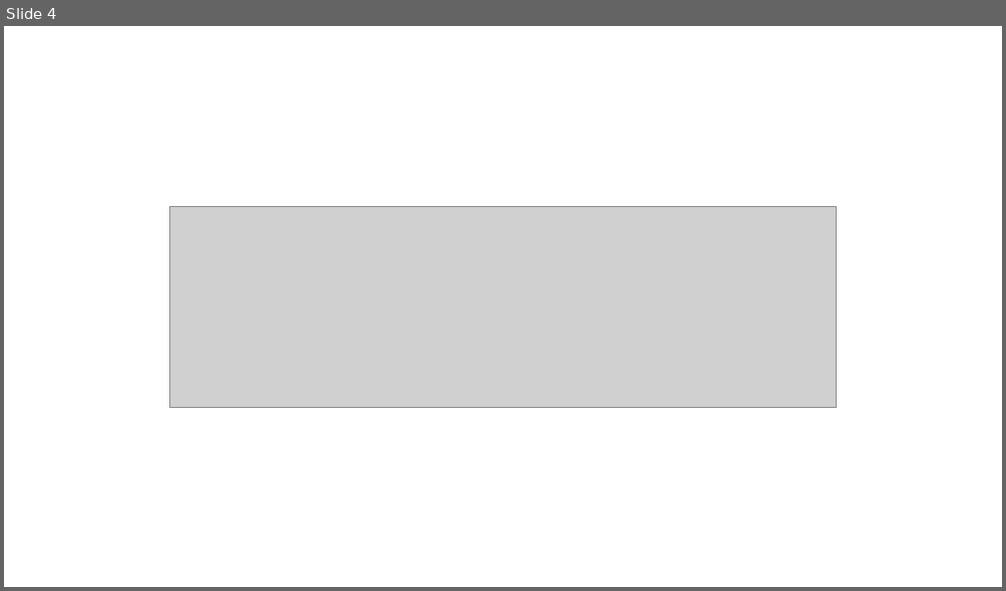
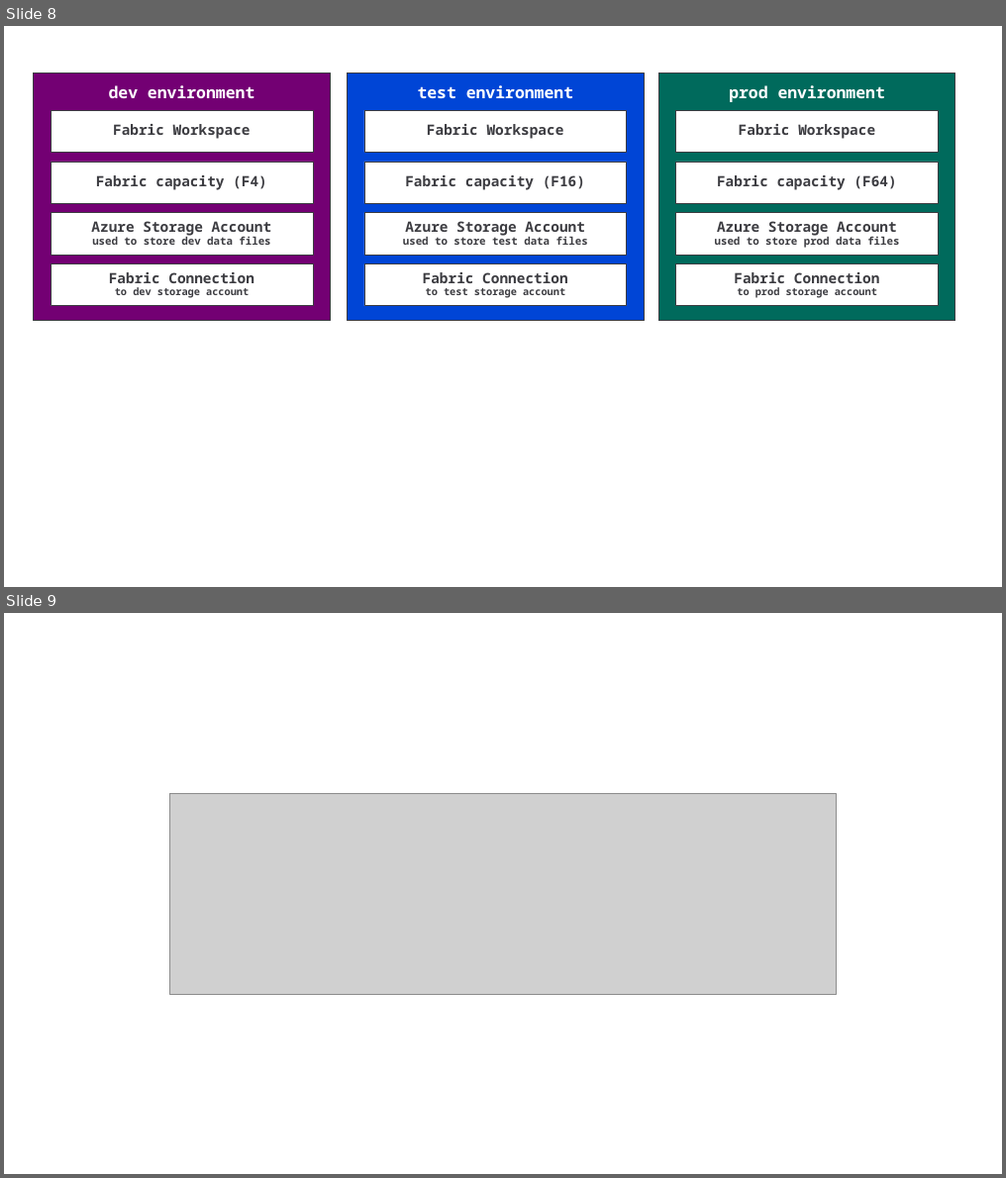
Before and after one commit to FabricDevCamp/fabric-cicd-whitepaper, a slide deck: pptx/Part 1 - Overview of Fabric CICD.pptx. Shown one above the other, each under a label of ours: slide 4 before the commit, slides 8 and 9 after it. The pictures are 1006x591 and 1006x1178 pixels, drawn with LibreOffice and Linux fonts; fonts in the diff are those of the drawing; grey boxes stand for pictures. Boxes give left, top, right and bottom in pixels: in the first picture for what was removed or moved away, otherwise in the second. Text is boxed around its words. In the diff, an @@ line names an element or a change of style, - is before the commit and + after.

```diff
--- a/pptx/Part 1 - Overview of Fabric CICD.pptx
+++ b/pptx/Part 1 - Overview of Fabric CICD.pptx
@@ slide 8 added at box(4, 26, 1002, 587), background #FFFFFF @@
@@ rectangle added at box(34, 74, 330, 321), fill #730073, outline #3C3C41 0.75 pt, 16 pt, text #FFFFFF, bold @@
+dev environment
@@ rectangle added at box(348, 74, 644, 321), fill #0045D6, outline #3C3C41 0.75 pt, 16 pt, text #FFFFFF, bold @@
+test environment
@@ rectangle added at box(658, 74, 955, 321), fill #006A5C, outline #3C3C41 0.75 pt, 16 pt, text #FFFFFF, bold @@
+prod environment
@@ rectangle added at box(51, 110, 313, 152), fill #FFFFFF, outline #3C3C41 0.75 pt, 14 pt, text #3C3C41, bold @@
+Fabric Workspace
@@ rectangle added at box(364, 110, 627, 152), fill #FFFFFF, outline #3C3C41 0.75 pt, 14 pt, text #3C3C41, bold @@
+Fabric Workspace
@@ rectangle added at box(676, 110, 939, 152), fill #FFFFFF, outline #3C3C41 0.75 pt, 14 pt, text #3C3C41, bold @@
+Fabric Workspace
@@ rectangle added at box(51, 162, 313, 203), fill #FFFFFF, outline #3C3C41 0.75 pt, 14 pt, text #3C3C41, bold @@
+Fabric capacity (F4)
@@ rectangle added at box(364, 162, 627, 203), fill #FFFFFF, outline #3C3C41 0.75 pt, 14 pt, text #3C3C41, bold @@
+Fabric capacity (F16)
@@ rectangle added at box(676, 162, 939, 203), fill #FFFFFF, outline #3C3C41 0.75 pt, 14 pt, text #3C3C41, bold @@
+Fabric capacity (F64)
@@ rectangle added at box(51, 213, 313, 255), fill #FFFFFF, outline #3C3C41 0.75 pt, 10.5 pt, text #3C3C41, bold @@
+Azure Storage Account
+used to store dev data files
@@ rectangle added at box(364, 213, 627, 255), fill #FFFFFF, outline #3C3C41 0.75 pt, 10.5 pt, text #3C3C41, bold @@
+Azure Storage Account
+used to store test data files
@@ rectangle added at box(676, 213, 939, 255), fill #FFFFFF, outline #3C3C41 0.75 pt, 10.5 pt, text #3C3C41, bold @@
+Azure Storage Account
+used to store prod data files
@@ rectangle added at box(51, 265, 313, 306), fill #FFFFFF, outline #3C3C41 0.75 pt, 10 pt, text #3C3C41, bold @@
+Fabric Connection
+to dev storage account
@@ rectangle added at box(364, 265, 627, 306), fill #FFFFFF, outline #3C3C41 0.75 pt, 10 pt, text #3C3C41, bold @@
+Fabric Connection
+to test storage account
@@ rectangle added at box(676, 265, 939, 306), fill #FFFFFF, outline #3C3C41 0.75 pt, 10 pt, text #3C3C41, bold @@
+Fabric Connection
+to prod storage account
@@ what was slide 4 is now slide 9 @@
```
Also in this commit, not shown: 2 slides changed, 7 other slides added, 1 other file.
